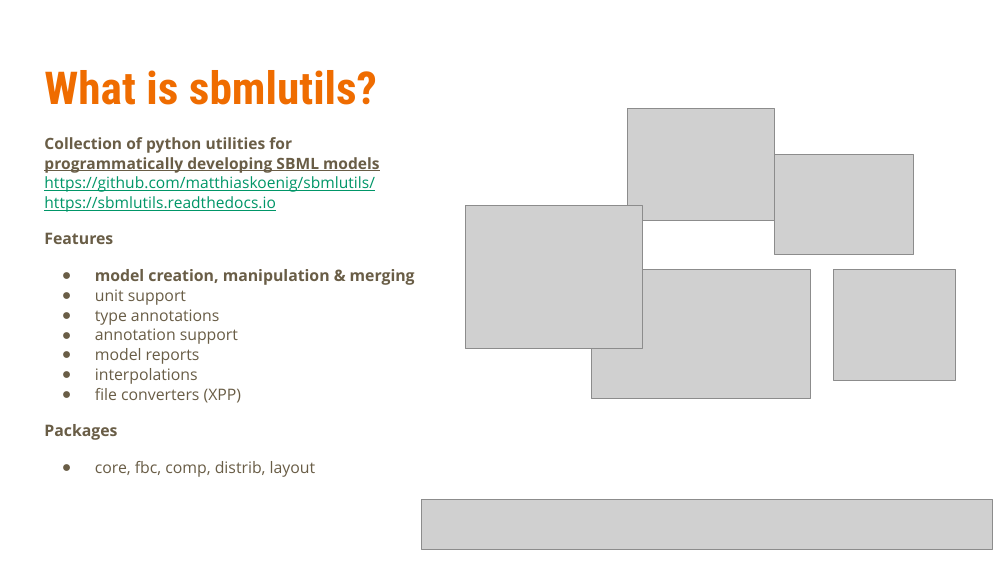
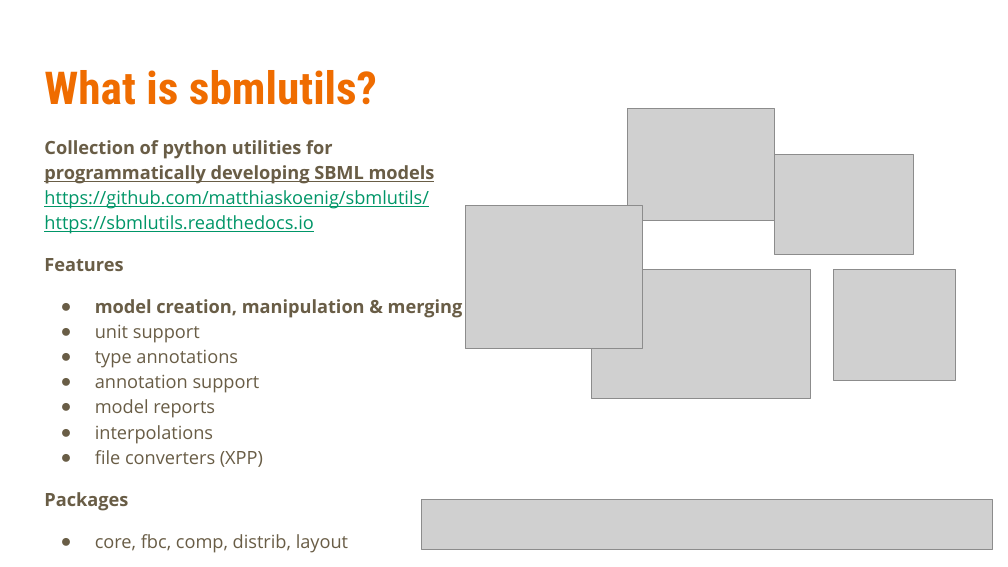
Before and after one commit to matthiaskoenig/sbmlutils, a slide deck: slide 4 of docs/presentations/reproducibility_center_2021/sbmlutils.pptx. Drawn at 1008x567 pixels with LibreOffice and Linux fonts; fonts in the diff are those of the drawing; grey boxes stand for pictures. Boxes give left, top, right and bottom in pixels: in the first picture for what was removed or moved away, otherwise in the second. Text is boxed around its words. In the diff, an @@ line names an element or a change of style, - is before the commit and + after.

```diff
--- a/docs/presentations/reproducibility_center_2021/sbmlutils.pptx
+++ b/docs/presentations/reproducibility_center_2021/sbmlutils.pptx
@@ text "Collection of python utilities for ..." at [44, 140, 463, 551]: size 11.2 to 13 pt; line spacing 1.05 to 1.15; indent changed @@
```
Also in this commit, not shown: 4 other slides changed, 3 slides added, 1 slide removed, 5 other files.
